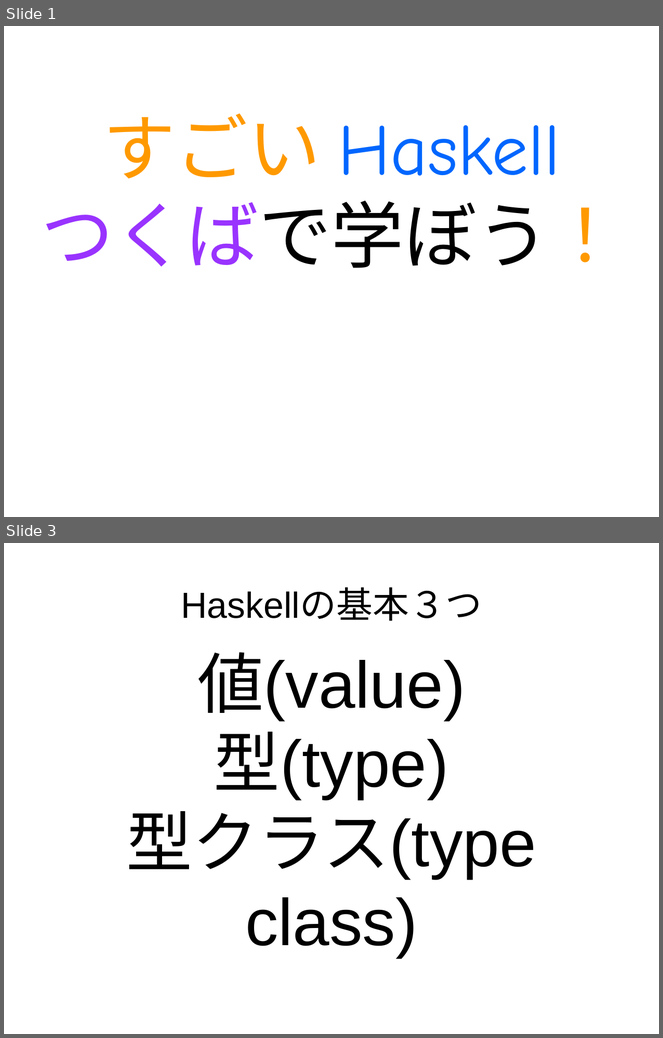
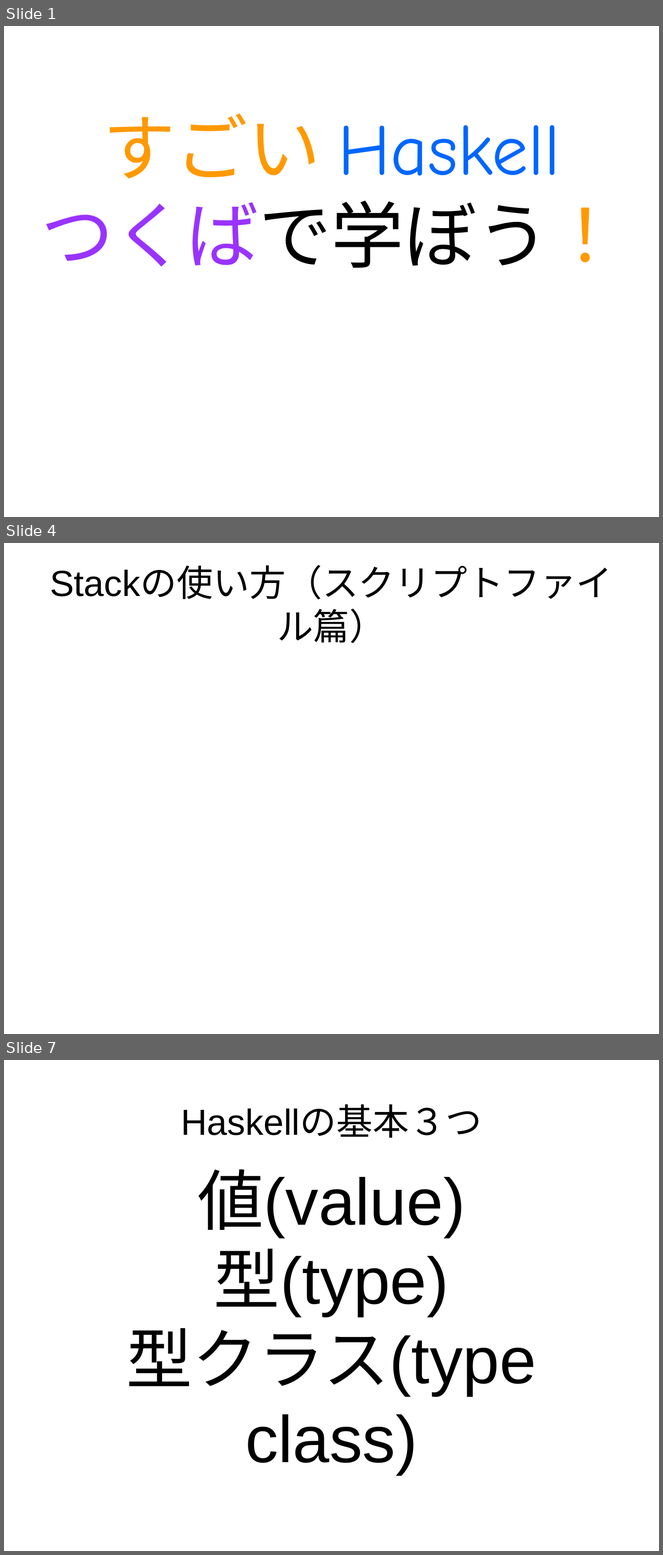
Before and after one commit to nushio3/practice, a slide deck: haskell-teaching/Tsukuba-2016.odp. Shown one above the other, each under a label of ours: slides 1 and 3 before the commit, slides 1, 4 and 7 after it; the slides between them are not shown. The pictures are 663x1038 and 663x1555 pixels, drawn with LibreOffice and Linux fonts; fonts in the diff are those of the drawing. Boxes give left, top, right and bottom in pixels: in the first picture for what was removed or moved away, otherwise in the second. Text is boxed around its words. In the diff, an @@ line names an element or a change of style, - is before the commit and + after.

```diff
--- a/haskell-teaching/Tsukuba-2016.odp
+++ b/haskell-teaching/Tsukuba-2016.odp
@@ slide 4 added at box(4, 543, 659, 1034), background #FFFFFF @@
@@ title added at box(50, 567, 613, 643), 44 pt, text #000000 @@
+Stackの使い方（スクリプトファイル篇）
@@ what was slide 3 is now slide 7 @@
```
Also in this commit, not shown: 1 slide changed, 28 other slides added, 1 other file.
